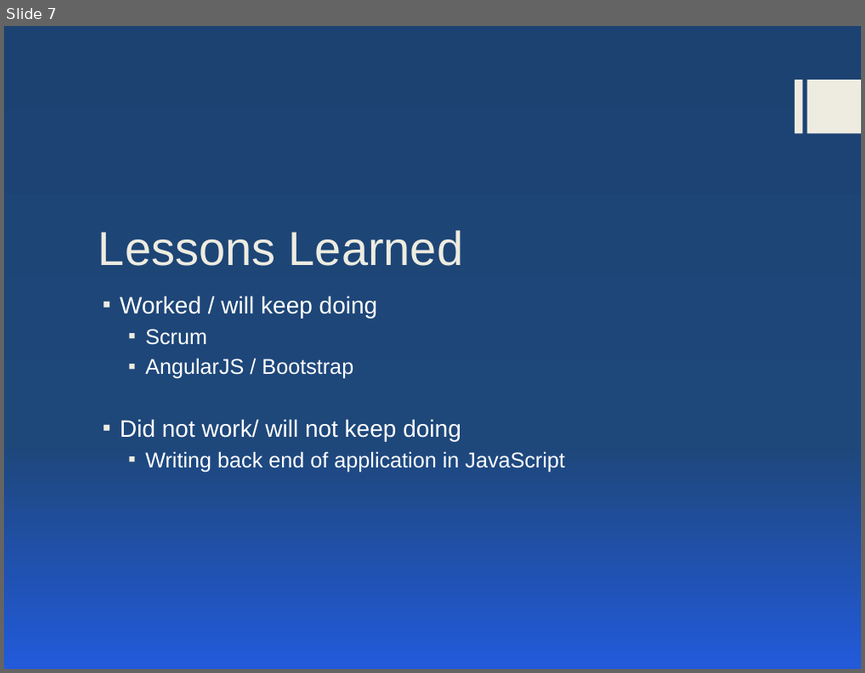
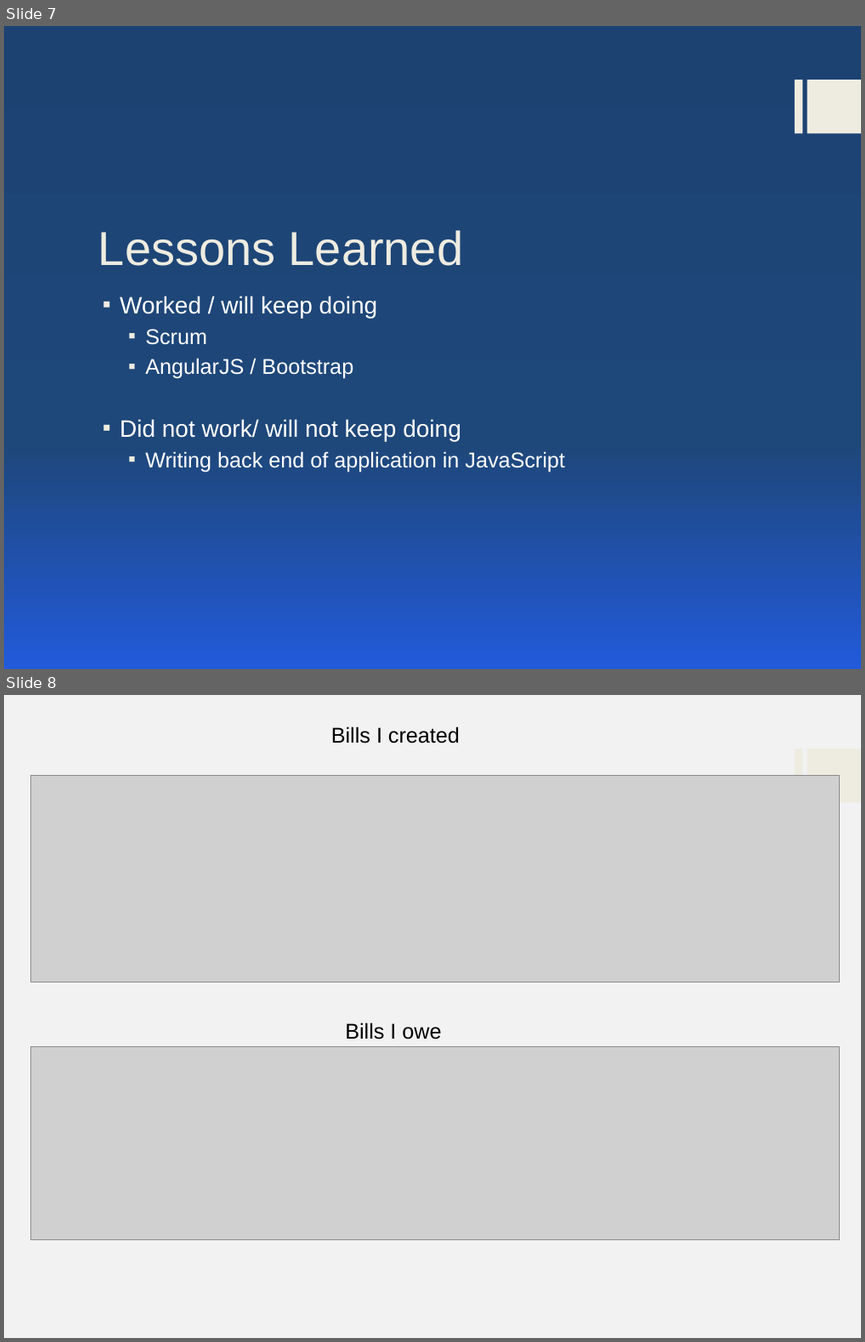
Before and after one commit to kevinh1230/cs115, a slide deck: SplitPresentation.pptx. Shown one above the other, each under a label of ours: slide 7 before the commit, slides 7 and 8 after it. The pictures are 865x673 and 865x1342 pixels, drawn with LibreOffice and Linux fonts; fonts in the diff are those of the drawing; grey boxes stand for pictures. Boxes give left, top, right and bottom in pixels: in the first picture for what was removed or moved away, otherwise in the second. Text is boxed around its words. In the diff, an @@ line names an element or a change of style, - is before the commit and + after.

Commit message:
Final ppt

```diff
--- a/SplitPresentation.pptx
+++ b/SplitPresentation.pptx
@@ slide 8 added at box(4, 695, 861, 1338), background #F2F2F2; not listed: 2 template elements that a slide beside it also shows @@
@@ text added at box(331, 726, 460, 743), 18 pt, text #000000 @@
+Bills I created
@@ picture added at box(31, 775, 840, 981) @@
@@ text added at box(345, 1022, 441, 1039), 18 pt, text #000000 @@
+Bills I owe
@@ picture added at box(31, 1046, 840, 1239) @@
```
Also in this commit, not shown: 1 slide removed.
